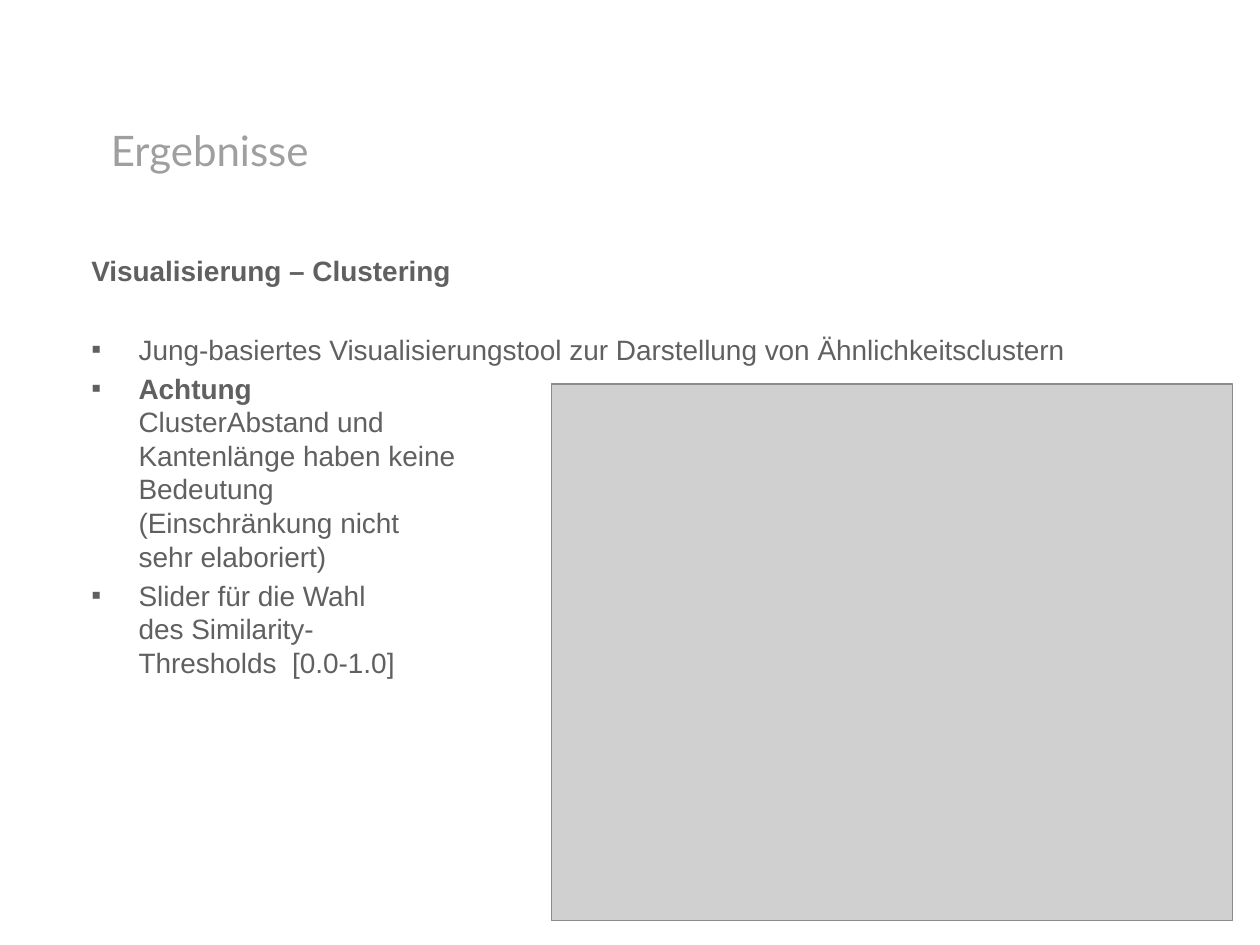
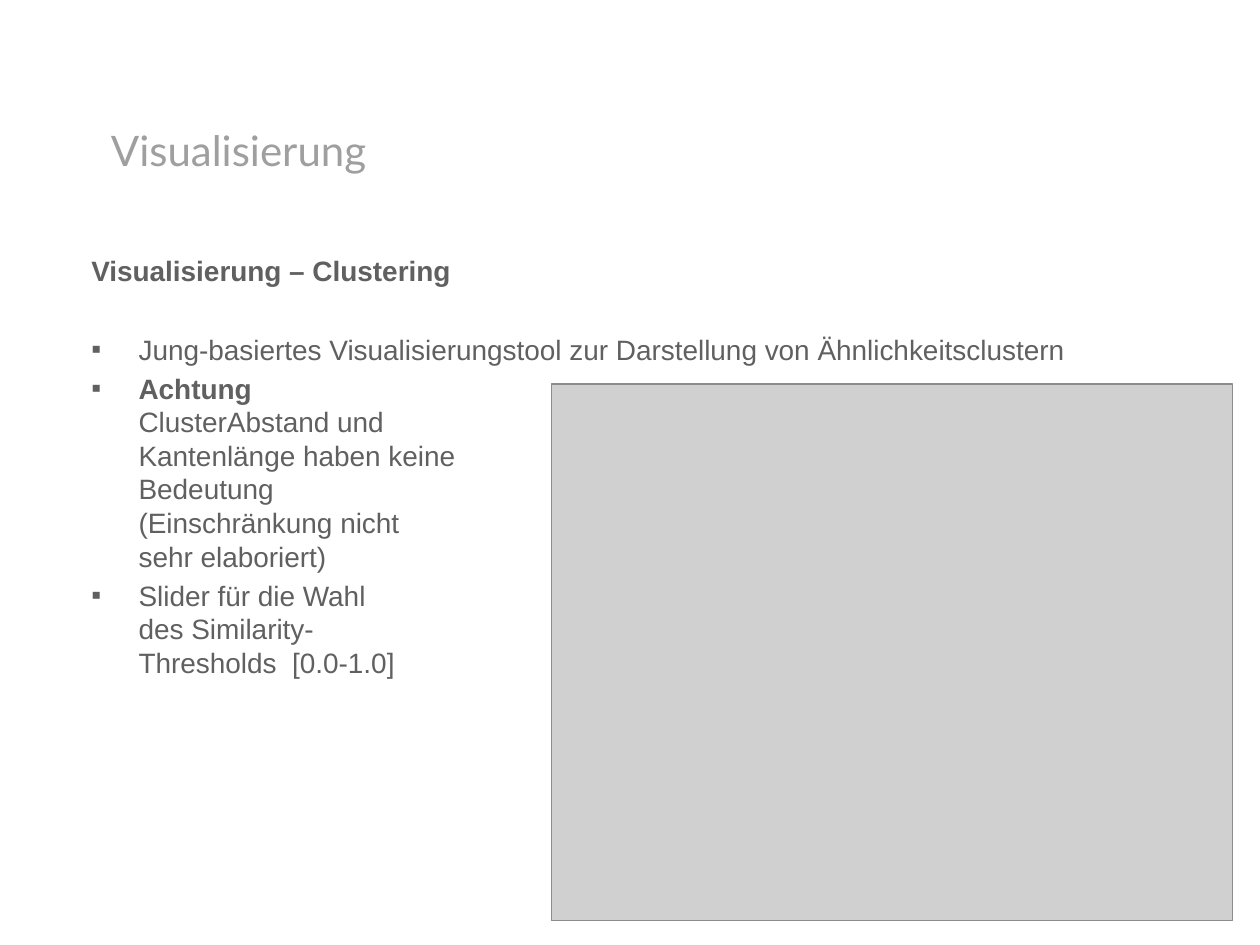
Before and after one commit to ohuguy/mirlastfm, a slide deck: slide 17 of presentation/presentation.pptx. Drawn at 1260x945 pixels with LibreOffice and Linux fonts; fonts in the diff are those of the drawing; grey boxes stand for pictures; background and template pictures are left out. Boxes give left, top, right and bottom in pixels: in the first picture for what was removed or moved away, otherwise in the second. Text is boxed around its words. In the diff, an @@ line names an element or a change of style, - is before the commit and + after.

```diff
--- a/presentation/presentation.pptx
+++ b/presentation/presentation.pptx
@@ text at (111,135,366,174): text changed @@
-Ergebnisse
+Visualisierung
```
Also in this commit, not shown: 8 other slides changed.
